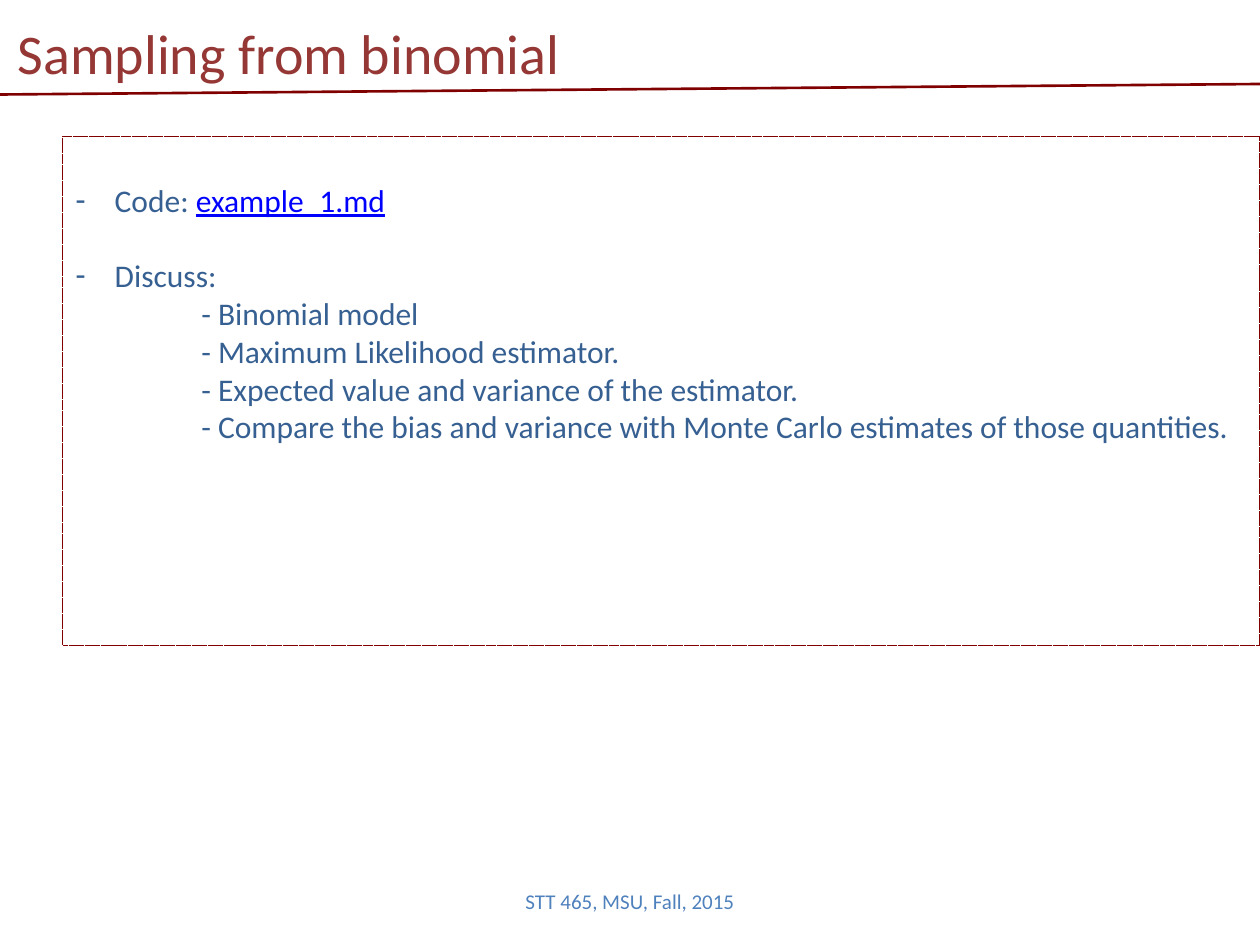
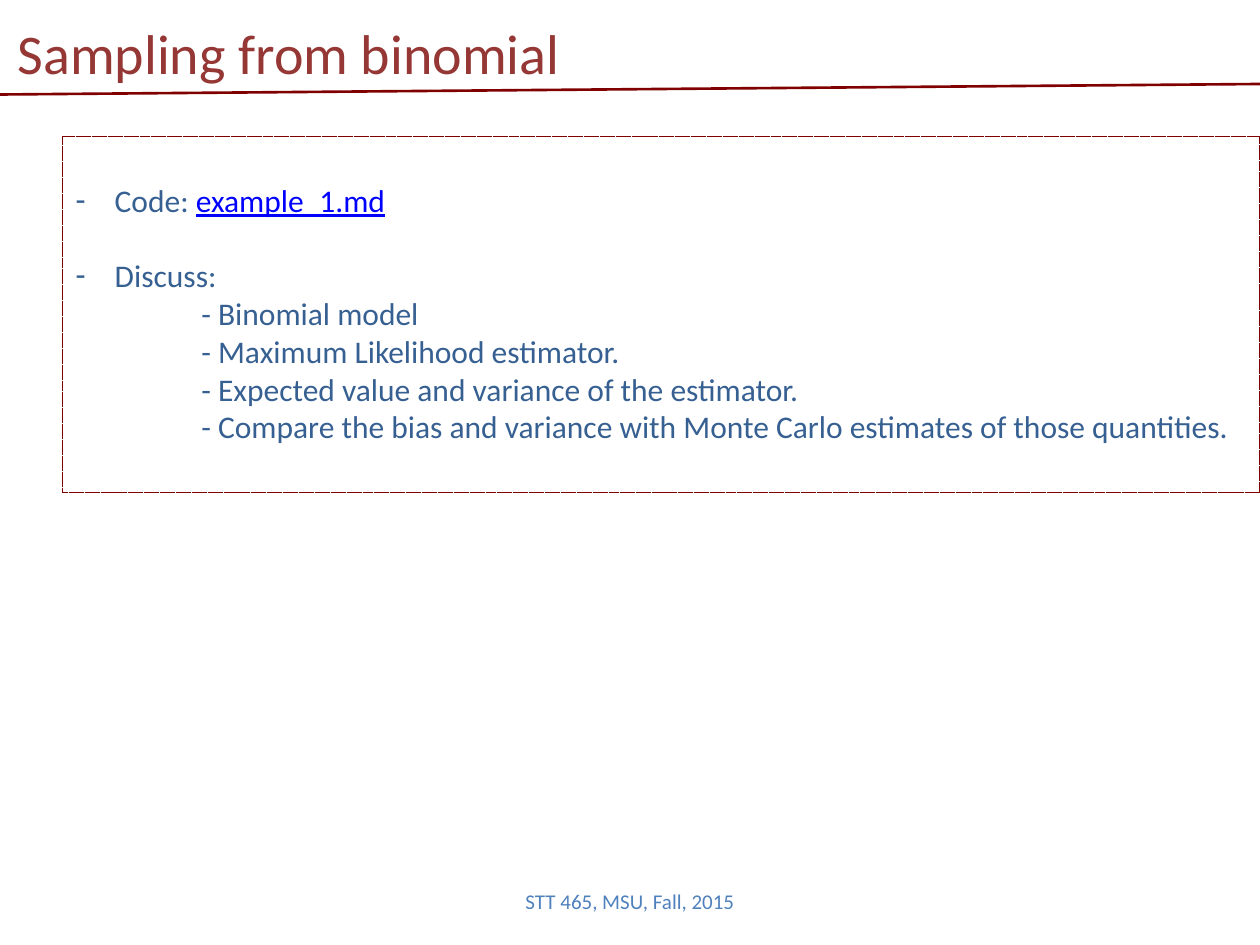
Before and after one commit to Boukos/STT465, a slide deck: slide 5 of STT465_1.pptx. Drawn at 1260x945 pixels with LibreOffice and Linux fonts; fonts in the diff are those of the drawing. Boxes give left, top, right and bottom in pixels: in the first picture for what was removed or moved away, otherwise in the second. Text is boxed around its words. In the diff, an @@ line names an element or a change of style, - is before the commit and + after.

```diff
--- a/STT465_1.pptx
+++ b/STT465_1.pptx
@@ rectangle "Code: example_1.md" resized from (x1=63, y1=136, x2=1260, y2=645) to (x1=63, y1=136, x2=1260, y2=493) @@
```
Also in this commit, not shown: 5 other slides changed, 4 other files.
